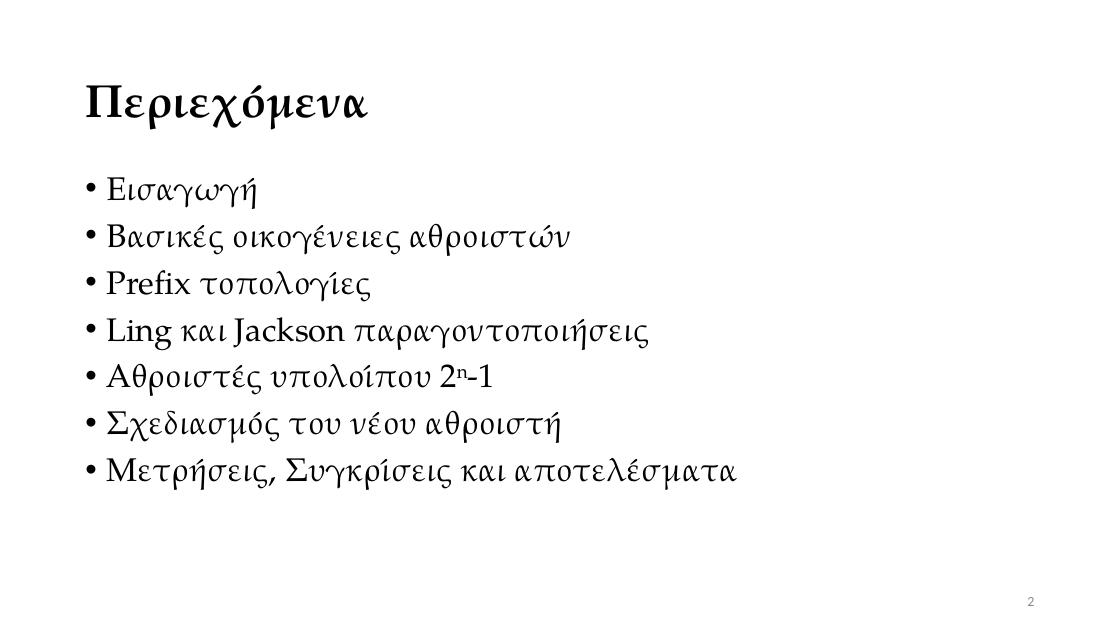
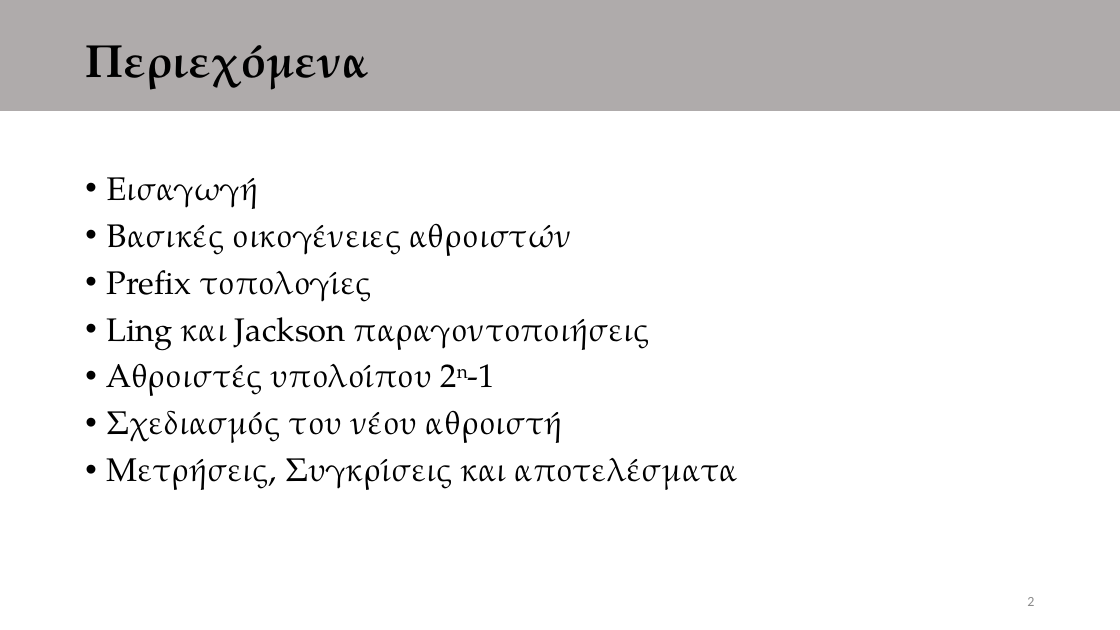
Before and after one commit to vassilas/THESIS_DOC, a slide deck: slide 2 of Presentation/Presentation.pptx. Drawn at 1120x630 pixels with LibreOffice and Linux fonts; fonts in the diff are those of the drawing. Boxes give left, top, right and bottom in pixels: in the first picture for what was removed or moved away, otherwise in the second. Text is boxed around its words. In the diff, an @@ line names an element or a change of style, - is before the commit and + after.

```diff
--- a/Presentation/Presentation.pptx
+++ b/Presentation/Presentation.pptx
@@ rectangle added at <box>0,0,1120,111</box>, fill #AFABAB @@
@@ title "Περιεχόμενα": place and size @@
-title "Περιεχόμενα" at <box>85,85,368,130</box>
+title "Περιεχόμενα" at <box>85,45,368,90</box>
```
Also in this commit, not shown: 2 other slides changed, 1 slide added.
